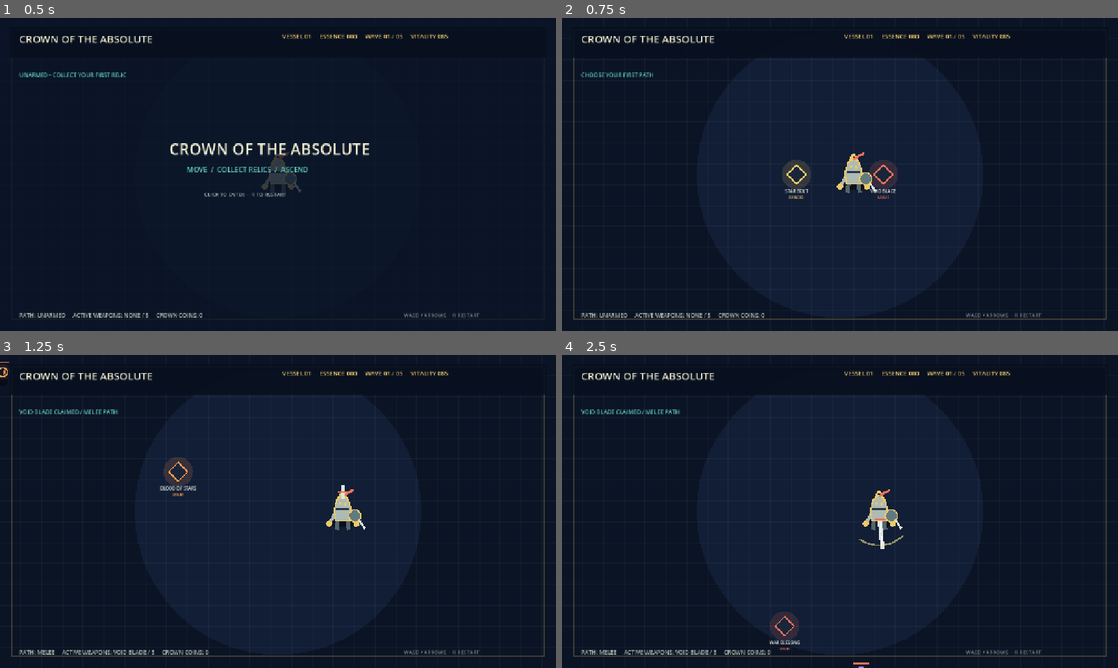
Above: before the commit, frames 1-4 (two rows, left to right).
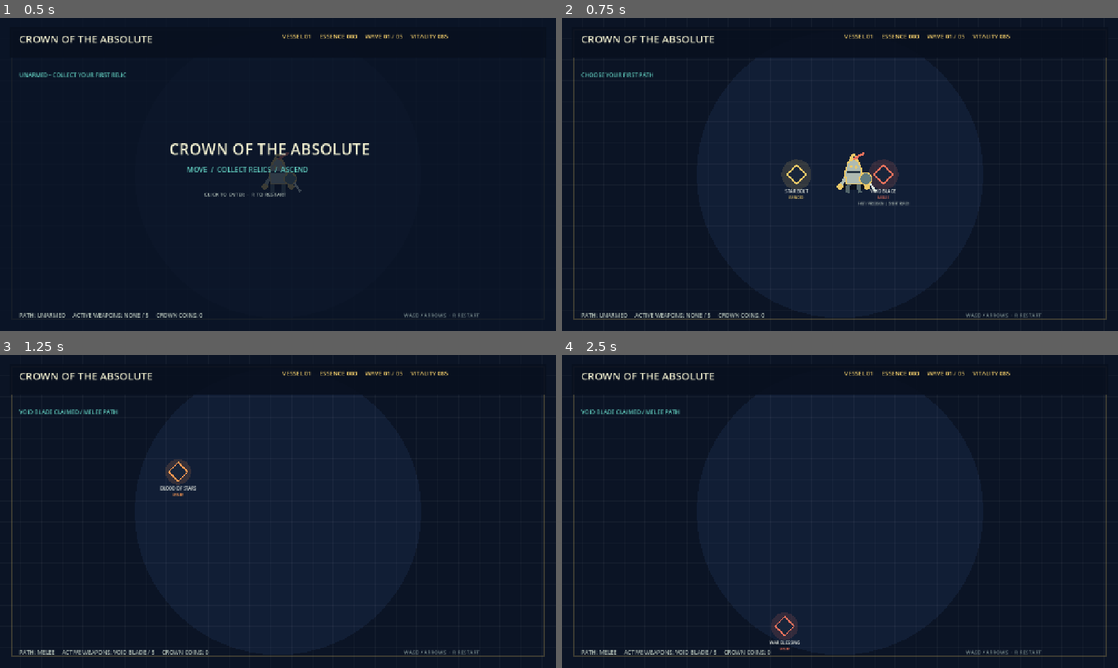
Above: after the commit, the same moments.

Repository: domaki7/new-project
Game: Godot game, scene res://main.tscn
The game is run twice, just before and just after one commit, with the same random seed, the same clock (stepped at 60 frames per second) and the same inputs.
Inputs (mouse positions are in pixels of both pictures, inside the frame that each line leads up to):
- Up to frame 1 (0.5 s): no input
- Up to frame 2 (0.75 s): tap Enter at 0.5 s; move the mouse to (962, 158) at 0.52 s; hold D from 0.53 s (still down); tap R at 0.6 s; click (962, 158) at 0.67 s
- Up to frame 3 (1.25 s): keep holding D
- Up to frame 4 (2.5 s): move the mouse to (728, 527) at 1.27 s; release D at 1.28 s; hold S 1.28-2.03 s; tap R at 1.35, 2.1 s; click (728, 527) at 1.42 s; move the mouse to (895, 442) at 2.02 s; hold D from 2.03 s (still down); click (895, 442) at 2.17 s

Frame 1 is identical in both runs. In frame 2, 0.1% of the frame differs, in the area x 39-63%, y 45-60%; in frame 3, 0.6%; in frame 4, 0.6%, in the area x 37-62%, y 42-100%.
Error after the commit: Invalid access to property or key 'strength' on a base object of type 'Dictionary'. (res://main.gd:551)

Commit message:
Polish melee weapons and run progression

Diff:
--- a/godot/main.gd
+++ b/godot/main.gd
@@ -3,9 +3,9 @@
 const ARENA_SIZE := Vector2(1280, 720)
 const MAX_WEAPONS := 5
 const WEAPONS := {
-    "VOID BLADE": {"family": "MELEE", "color": Color("ed725c"), "cooldown": 0.8, "kind": "blade"},
-    "GRAVITY NOVA": {"family": "MELEE", "color": Color("63d1c2"), "cooldown": 1.5, "kind": "nova"},
-    "SOUL CHAIN": {"family": "MELEE", "color": Color("a98cff"), "cooldown": 1.1, "kind": "chain"},
+    "VOID BLADE": {"family": "MELEE", "color": Color("ed725c"), "cooldown": 0.8, "kind": "blade", "style": "blade", "damage_mult": 1.5, "reach": 100.0, "swing_arc": 1.15, "swing_time": 0.28, "strength": "FAST / PRECISION", "weakness": "SHORT REACH"},
+    "GRAVITY NOVA": {"family": "MELEE", "color": Color("63d1c2"), "cooldown": 1.5, "kind": "nova", "style": "nova", "damage_mult": 2.2, "reach": 126.0, "swing_arc": 1.8, "swing_time": 0.42, "strength": "HEAVY / WIDE", "weakness": "SLOW STARTUP"},
+    "SOUL CHAIN": {"family": "MELEE", "color": Color("a98cff"), "cooldown": 1.1, "kind": "chain", "style": "chain", "damage_mult": 1.3, "reach": 148.0, "swing_arc": 2.1, "swing_time": 0.32, "strength": "LONG / POISON", "weakness": "LOWER BURST"},
     "STAR BOLT": {"family": "RANGED", "color": Color("edc968"), "cooldown": 0.32, "kind": "bolt"},
     "ROYAL METEOR": {"family": "RANGED", "color": Color("ff9b52"), "cooldown": 2.2, "kind": "meteor"},
     "FROST LANCE": {"family": "RANGED", "color": Color("9fd6ff"), "cooldown": 0.65, "kind": "frost"},
@@ -39,11 +39,14 @@
 var equipped: Array[String] = []
 var weapon_ranks := {}
 var weapon_cooldowns := {}
+var weapon_swings := {}
+var melee_impacts: Array[Dictionary] = []
 var unlocked_nodes := {}
 var weapon_family := ""
 var level := 1
 var essence := 0
 var wave := 1
+var boss_spawned := false
 var spawn_timer := 0.0
 var pickup_timer := 0.0
 var elapsed := 0.0
@@ -53,6 +56,8 @@
 var mode := "start"
 var status := "UNARMED - COLLECT YOUR FIRST RELIC"
 var crown_coins := 0
+var run_kills := 0
+var run_coins_earned := 0
 var meta_damage := 0
 var meta_health := 0
 var meta_range := 0
@@ -67,8 +72,12 @@
     queue_redraw()
 
 func _process(delta: float) -> void:
+    elapsed += delta
     if mode == "play": update_game(delta)
     blade_flash = max(0.0, blade_flash - delta)
+    for id in weapon_swings.keys(): weapon_swings[id] = max(0.0, float(weapon_swings[id]) - delta)
+    for impact in melee_impacts: impact.life = max(0.0, float(impact.life) - delta)
+    melee_impacts = melee_impacts.filter(func(impact: Dictionary) -> bool: return impact.life > 0.0)
     invulnerable = max(0.0, invulnerable - delta)
     update_hud()
     queue_redraw()
@@ -132,7 +141,7 @@
 
 func start_game() -> void:
     mode = "play"
-    level = 1; essence = 0; wave = 1; equipped.clear(); weapon_ranks.clear(); unlocked_nodes.clear(); weapon_cooldowns.clear(); enemies.clear(); projectiles.clear(); pickups.clear();
+    level = 1; essence = 0; wave = 1; boss_spawned = false; run_kills = 0; run_coins_earned = 0; equipped.clear(); weapon_ranks.clear(); unlocked_nodes.clear(); weapon_cooldowns.clear(); weapon_swings.clear(); melee_impacts.clear(); enemies.clear(); projectiles.clear(); pickups.clear();
     weapon_family = ""; spawn_timer = 0.0; pickup_timer = 0.0; ascension_options.clear()
     player = {"position": ARENA_SIZE * 0.5, "health": 85.0 + meta_health * 12.0, "max_health": 85.0 + meta_health * 12.0, "speed": 235.0}
     pickups.append({"position": player.position + Vector2(100, 0), "name": "VOID BLADE", "family": "MELEE", "life": 40.0})
@@ -155,7 +164,11 @@
     if pickup_timer <= 0.0 and not weapon_family.is_empty() and pickups.size() < 5:
         spawn_pickup(); pickup_timer = 4.0
     collect_pickups(); auto_cast(delta); update_projectiles(delta); update_enemies(delta)
-    if enemies.size() > 12 + wave * 3: wave = min(5, wave + 1)
+    if enemies.size() > 12 + wave * 3:
+        var previous_wave: int = wave
+        wave = min(5, wave + 1)
+        if wave > previous_wave:
+            status = "WAVE %02d REACHED - THREATS ESCALATING" % wave
     player.health = min(player.max_health, player.health + float(meta_health) * 0.02 * delta)
 
 func spawn_enemy() -> void:
@@ -166,7 +179,10 @@
     elif side == 2: position = Vector2(randf_range(0, ARENA_SIZE.x), -35)
     else: position = Vector2(randf_range(0, ARENA_SIZE.x), ARENA_SIZE.y + 35)
     var roll := randf(); var type := "WISP"
-    if wave >= 5 and roll < 0.08: type = "DREAD REGENT"
+    if wave >= 5 and not boss_spawned:
+        type = "DREAD REGENT"
+        boss_spawned = true
+        status = "THE DREAD REGENT HAS ENTERED THE ARENA"
     elif roll < 0.2: type = "BRUTE"
     elif roll < 0.36: type = "CHARGER"
     elif roll < 0.5: type = "SPLITTER"
@@ -236,14 +252,30 @@
     var data: Dictionary = WEAPONS[id]; weapon_cooldowns[id] = data.cooldown
     var power: float = weapon_power(id)
     var angle: float = player.position.angle_to_point(target.position)
-    if data.kind == "blade":
-        blade_angle = angle; blade_flash = 0.3
+    if data.kind in ["blade", "nova", "chain"]:
+        weapon_swings[id] = float(data.get("swing_time", 0.3))
+        weapon_swings[id + "_angle"] = angle
+        blade_angle = angle
+        blade_flash = max(blade_flash, float(data.get("swing_time", 0.3)))
+        var reach: float = float(data.get("reach", 110.0))
+        var arc: float = float(data.get("swing_arc", 1.2))
+        var damage_mult: float = float(data.get("damage_mult", 1.0))
         for enemy in enemies:
-            if enemy.position.distance_to(player.position) < 115.0: enemy.health -= power * 1.5
-    elif data.kind == "nova":
-        for enemy in enemies:
-            if enemy.position.distance_to(player.position) < 150.0: enemy.health -= power * 1.25
-    elif data.kind == "chain": target.health -= power * 1.2
+            var relative: Vector2 = enemy.position - player.position
+            var dist: float = relative.length()
+            var relative_angle: float = abs(wrapf(relative.angle() - angle, -PI, PI))
+            if dist <= reach and relative_angle <= arc * 0.5:
+                var hit: float = power * damage_mult
+                if data.kind == "blade":
+                    hit *= 1.25 if dist < reach * 0.6 else 0.95
+                elif data.kind == "nova":
+                    hit *= 1.4 if dist < reach * 0.75 else 0.85
+                    enemy.slow = max(enemy.slow, 0.7)
+                elif data.kind == "chain":
+                    hit *= 1.25 if dist > reach * 0.7 else 0.9
+                    enemy.poison = max(enemy.poison, 1.0)
+                enemy.health -= hit
+                melee_impacts.append({"position": enemy.position, "style": data.style, "color": data.color, "life": 0.22})
     elif data.kind == "storm":
         for enemy in enemies:
             if enemy.position.distance_to(target.position) < 185.0: enemy.health -= power * 1.1
@@ -285,7 +317,16 @@
         enemy.health -= 7.0 * delta if enemy.poison > 0.0 else 0.0
         enemy.position += Vector2(cos(angle), sin(angle)) * enemy.speed * separation * (0.45 if enemy.slow > 0 else 1.0) * delta
         if enemy.position.distance_to(player.position) < enemy.radius + 17.0: damage_player(enemy.damage * delta)
-        if enemy.health <= 0.0: essence += enemy.essence; enemies.erase(enemy)
+        if enemy.health <= 0.0:
+            essence += enemy.essence
+            run_kills += 1
+            enemies.erase(enemy)
+            if enemy.type == "DREAD REGENT":
+                mode = "victory"
+                crown_coins += 50
+                run_coins_earned = 50
+                save_meta()
+                status = "THE DREAD REGENT FALLS - 50 BONUS CROWN COINS"
 
         if essence >= 240 and mode == "play": open_ascension()
 
@@ -321,7 +362,11 @@
     if player.health <= 0.0: die()
 
 func die() -> void:
-    mode = "death"; crown_coins += max(5, essence / 12 + level * 3); save_meta(); status = "VESSEL LOST - %d CROWN COINS" % crown_coins
+    mode = "death"
+    run_coins_earned = max(5, essence / 12 + level * 3)
+    crown_coins += run_coins_earned
+    save_meta()
+    status = "VESSEL LOST - %d CROWN COINS" % crown_coins
 
 func _input(event: InputEvent) -> void:
     if event is InputEventKey and event.pressed and event.keycode == KEY_R: start_game()
@@ -386,25 +431,95 @@
     draw_line(position + Vector2(38, 20), position + Vector2(51, 39), Color("dbe6df"), 5.0)
     draw_circle(position + Vector2(-6, -17), 3.0, Color("edc968")); draw_circle(position + Vector2(6, -17), 3.0, Color("edc968"))
 
+func draw_melee_swing(style: String, origin: Vector2, angle: float, reach: float, color: Color, intensity: float = 1.0) -> void:
+    var trail_end := origin + Vector2(cos(angle), sin(angle)) * reach
+    if style == "blade":
+        draw_sword(origin, angle, reach, color, true)
+        draw_arc(origin, reach * 0.7, angle - 0.9, angle + 0.9, 14, Color(color.r, color.g, color.b, 0.28 + intensity * 0.25), 4.0)
+    elif style == "nova":
+        draw_arc(origin, reach * 0.96, angle - 1.5, angle + 1.5, 22, Color(color.r, color.g, color.b, 0.2 + intensity * 0.35), 5.0)
+        draw_line(origin, origin + Vector2(cos(angle - 1.1), sin(angle - 1.1)) * reach, color, 6.0)
+        draw_line(origin, origin + Vector2(cos(angle + 1.1), sin(angle + 1.1)) * reach, color, 6.0)
+        draw_circle(origin + Vector2(cos(angle), sin(angle)) * reach * 0.7, 9.0, Color(color.r, color.g, color.b, 0.36))
+    elif style == "chain":
+        draw_line(origin, trail_end, color, 4.0)
+        for step in range(1, 5):
+            var point := origin.lerp(trail_end, float(step) / 5.0)
+            draw_circle(point, 4.0 + float(step) * 1.4, Color("f2f0d0"))
+        draw_arc(origin, reach * 0.8, angle - 2.1, angle + 2.1, 18, Color(color.r, color.g, color.b, 0.18 + intensity * 0.22), 3.0)
+
+func draw_sword(origin: Vector2, angle: float, length: float, color: Color, swung: bool = false) -> void:
+    var direction := Vector2(cos(angle), sin(angle))
+    var side := Vector2(-sin(angle), cos(angle))
+    var grip_start := origin - direction * 16.0
+    var guard_center := origin - direction * 5.0
+    var blade_start := guard_center + direction * 4.0
+    var tip := origin + direction * length
+    var blade_width := 7.0 if swung else 5.0
+    var blade := PackedVector2Array([
+        blade_start + side * blade_width,
+        tip - direction * 8.0 + side * 2.0,
+        tip,
+        tip - direction * 8.0 - side * 2.0,
+        blade_start - side * blade_width
+    ])
+    draw_colored_polygon(blade, Color("dbe6df"))
+    draw_polyline(PackedVector2Array([blade[0], blade[1], blade[2], blade[3], blade[4], blade[0]]), Color("53656a"), 2.0)
+    var fuller_start := blade_start + direction * 5.0 + side * 1.5
+    var fuller_end := tip - direction * 13.0 + side * 0.7
+    draw_line(fuller_start, fuller_end, Color("8b9da0"), 2.0)
+    draw_line(blade_start + side * 1.0, tip - direction * 10.0 + side * 0.5, Color("ffffff"), 1.5)
+    draw_line(guard_center - side * 13.0, guard_center + side * 13.0, color, 5.0)
+    draw_line(grip_start, guard_center - direction * 2.0, Color("3a2528"), 7.0)
+    draw_line(grip_start, guard_center - direction * 2.0, Color("8b5550"), 2.0)
+    for band in range(3):
+        var band_center := grip_start + direction * (5.0 + band * 6.0)
+        draw_line(band_center - side * 3.0, band_center + side * 3.0, Color("c27a68"), 1.5)
+    draw_circle(grip_start - direction * 3.0, 5.0, color)
+
+func draw_melee_impact(impact: Dictionary) -> void:
+    var position: Vector2 = impact.position
+    var color: Color = impact.color
+    var progress: float = 1.0 - float(impact.life) / 0.22
+    var fade: float = float(impact.life) / 0.22
+    if impact.style == "blade":
+        draw_line(position + Vector2(-10, -10) * (1.0 + progress), position + Vector2(10, 10) * (1.0 + progress), Color(1.0, 0.94, 0.65, fade), 3.0)
+        draw_line(position + Vector2(10, -10) * (1.0 + progress), position + Vector2(-10, 10) * (1.0 + progress), color * Color(1, 1, 1, fade), 2.0)
+    elif impact.style == "nova":
+        draw_circle(position, 16.0 + progress * 18.0, Color(color.r, color.g, color.b, 0.12 * fade))
+        draw_arc(position, 12.0 + progress * 20.0, 0, TAU, 16, Color(color.r, color.g, color.b, fade), 3.0)
+    elif impact.style == "chain":
+        draw_circle(position, 6.0 + progress * 7.0, Color("f2f0d0"))
+        draw_arc(position, 12.0 + progress * 14.0, 0, TAU, 12, Color(color.r, color.g, color.b, fade), 3.0)
+
 func draw_equipped_weapon(id: String, index: int, total: int) -> void:
     var data: Dictionary = WEAPONS[id]
     var orbit_angle: float = TAU * float(index) / float(max(1, total)) - PI / 2.0
     var angle: float = orbit_angle
     var radius: float = 45.0
-    if id == "VOID BLADE" and blade_flash > 0.0:
-        var progress: float = 1.0 - blade_flash / 0.3
-        angle = blade_angle - 1.15 + progress * 2.3
+    var style: String = data.get("style", "blade")
+    var swing_remaining: float = float(weapon_swings.get(id, 0.0))
+    if data.family == "MELEE" and swing_remaining > 0.0:
+        var swing_time: float = float(data.get("swing_time", 0.3))
+        var progress: float = 1.0 - swing_remaining / max(0.01, swing_time)
+        var attack_angle: float = float(weapon_swings.get(id + "_angle", blade_angle))
+        angle = attack_angle - float(data.get("swing_arc", 1.2)) * 0.5 + progress * float(data.get("swing_arc", 1.2))
         radius = 18.0
+        draw_melee_swing(style, player.position, angle, float(data.get("reach", 90.0)), data.color, swing_remaining / max(0.01, swing_time))
+        return
     var anchor: Vector2 = player.position + Vector2(cos(angle), sin(angle)) * radius
-    if id == "VOID BLADE" and blade_flash > 0.0:
-        var tip: Vector2 = player.position + Vector2(cos(angle), sin(angle)) * 88.0
-        draw_line(anchor, tip, Color("dbe6df"), 10.0); draw_line(anchor, tip, Color("ffffff"), 2.0)
-        draw_line(anchor + Vector2(-sin(angle), cos(angle)) * 12.0, anchor + Vector2(sin(angle), -cos(angle)) * 12.0, data.color, 5.0)
-        draw_arc(player.position, 78.0, angle - .7, angle + .7, 20, Color(1.0, .94, .55, blade_flash / .3), 4.0)
-    elif id == "VOID BLADE":
-        draw_line(anchor - Vector2(cos(angle), sin(angle)) * 17.0, anchor + Vector2(cos(angle), sin(angle)) * 17.0, Color("dbe6df"), 7.0)
-        draw_line(anchor + Vector2(-sin(angle), cos(angle)) * 10.0, anchor + Vector2(sin(angle), -cos(angle)) * 10.0, data.color, 4.0)
-    elif id == "STAR BOLT":
+    if data.family == "MELEE":
+        var idle_reach: float = float(data.get("reach", 90.0)) * 0.4
+        if style == "blade":
+            draw_sword(anchor, angle, idle_reach, data.color)
+        elif style == "nova":
+            draw_arc(anchor, idle_reach * 0.45, 0, TAU, 16, data.color, 3.0)
+            draw_circle(anchor, 5.0, data.color)
+        elif style == "chain":
+            draw_line(anchor, anchor + Vector2(cos(angle), sin(angle)) * idle_reach, data.color, 4.0)
+            draw_circle(anchor + Vector2(cos(angle), sin(angle)) * idle_reach * 0.65, 5.0, Color("f2f0d0"))
+        return
+    if id == "STAR BOLT":
         draw_colored_polygon(PackedVector2Array([anchor + Vector2(0, -12), anchor + Vector2(7, 0), anchor + Vector2(0, 12), anchor + Vector2(-7, 0)]), data.color)
     elif id == "GRAVITY NOVA":
         draw_arc(anchor, 12.0, 0, TAU, 16, data.color, 3.0); draw_circle(anchor, 4.0, data.color)
@@ -432,6 +547,8 @@
         var diamond := PackedVector2Array([pickup.position + Vector2(0, -22), pickup.position + Vector2(22, 0), pickup.position + Vector2(0, 22), pickup.position + Vector2(-22, 0)])
         draw_colored_polygon(diamond, Color("18253a")); draw_polyline(PackedVector2Array([diamond[0], diamond[1], diamond[2], diamond[3], diamond[0]]), data.color, 3.0)
         draw_string(ThemeDB.fallback_font, pickup.position + Vector2(-55, 42), pickup.name, HORIZONTAL_ALIGNMENT_CENTER, 110, 10, Color("edf2e9")); draw_string(ThemeDB.fallback_font, pickup.position + Vector2(-55, 56), pickup.family, HORIZONTAL_ALIGNMENT_CENTER, 110, 8, data.color)
+        if data.family == "MELEE":
+            draw_string(ThemeDB.fallback_font, pickup.position + Vector2(-75, 70), "%s  |  %s" % [data.strength, data.weakness], HORIZONTAL_ALIGNMENT_CENTER, 150, 7, Color("aebbb2"))
     for projectile in projectiles:
         if projectile.impact:
             draw_circle(projectile.position, projectile.radius + 8.0, Color(projectile.color, .18)); draw_arc(projectile.position, projectile.radius, 0, TAU, 24, projectile.color, 4.0)
@@ -444,9 +561,12 @@
             draw_line(projectile.position - projectile.velocity.normalized() * 14.0, projectile.position, projectile.color, 5.0); draw_circle(projectile.position, projectile.radius, projectile.color)
     for enemy in enemies:
         draw_monster(enemy, MONSTERS[enemy.type])
+    for impact in melee_impacts:
+        draw_melee_impact(impact)
     if player:
         draw_knight()
         for index in equipped.size(): draw_equipped_weapon(equipped[index], index, equipped.size())
     if mode == "start": draw_rect(Rect2(Vector2.ZERO, ARENA_SIZE), Color(0.04, 0.08, 0.15, .78)); draw_string(ThemeDB.f …(396 unchanged characters)…
     if mode == "ascension": draw_rect(Rect2(Vector2.ZERO, ARENA_SIZE), Color(0.04, 0.08, 0.15, .9)); draw_string(ThemeD …(1036 unchanged characters)…
-    if mode == "death": draw_rect(Rect2(Vector2.ZERO, ARENA_ …(280 unchanged characters)… IGNMENT_LEFT, -1, 16, Color("edc968")); var shop_names := ["CROWN EDGE · 30", "T …(419 unchanged characters)…
+    if mode == "death": draw_rect(Rect2(Vector2.ZERO, ARENA_ …(280 unchanged characters)… IGNMENT_LEFT, -1, 16, Color("edc968")); draw_string(ThemeDB.fallback_font, Vector2(455, 300), "WAVE %02d  ·  %d KILLS  ·  %d ESSENCE  ·  +%d COINS" % [wave, run_kills, essence, run_coins_earned], HORIZONTAL_ALIGNMENT_LEFT, -1, 13, Color("aebbb2")); var shop_names := ["CROWN EDGE · 30", "T …(419 unchanged characters)…
+    if mode == "victory": draw_rect(Rect2(Vector2.ZERO, ARENA_SIZE), Color(0.04, 0.08, 0.15, .9)); draw_string(ThemeDB.fallback_font, Vector2(410, 220), "REGENT DEFEATED", HORIZONTAL_ALIGNMENT_LEFT, -1, 34, Color("63d1c2")); draw_string(ThemeDB.fallback_font, Vector2(410, 265), "THE CROWN ENDURES  ·  50 BONUS CROWN COINS", HORIZONTAL_ALIGNMENT_LEFT, -1, 16, Color("edc968")); draw_string(ThemeDB.fallback_font, Vector2(410, 305), "WAVE %02d  ·  %d KILLS  ·  %d ESSENCE" % [wave, run_kills, essence], HORIZONTAL_ALIGNMENT_LEFT, -1, 13, Color("aebbb2")); draw_string(ThemeDB.fallback_font, Vector2(470, 360), "PRESS R TO BEGIN A NEW ASCENSION", HORIZONTAL_ALIGNMENT_LEFT, -1, 13, Color("aebbb2"))
